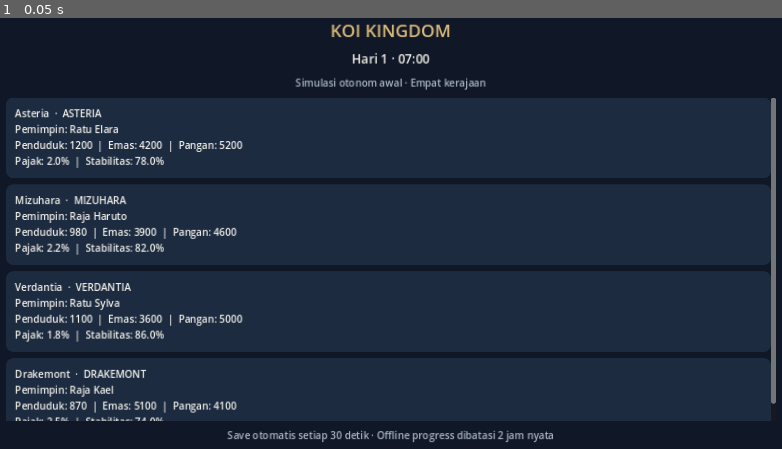
Above: before the commit, frame 1.
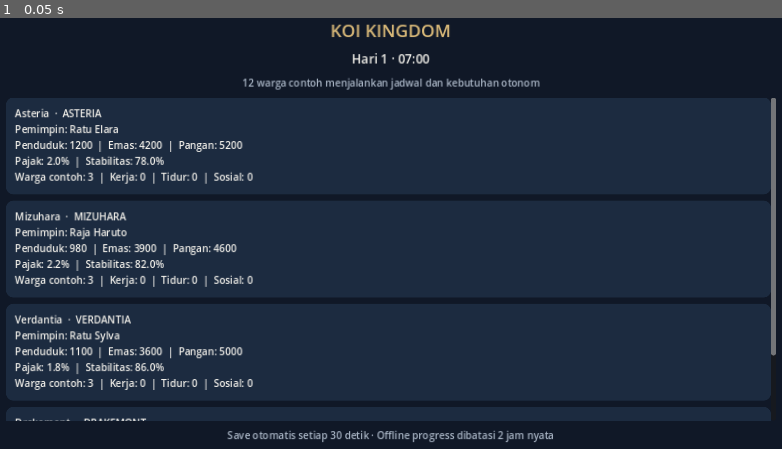
Above: after the commit, the same moment.

Repository: Koidyavol/Koikingdom
Game: Godot game, scene res://scenes/main.tscn
Two runs of this game, one before a commit and one after it. Both use one fixed random seed, a clock stepped at 60 frames per second and the inputs below.
Inputs:
- Up to frame 1 (0.05 s): no input

The runs differ from the first frame. In frame 1, 12% of the frame differs, in the area x 0-100%, y 13-94%.

Commit message:
Connect citizen simulation to clock, UI and save

Diff:
--- a/scripts/main.gd
+++ b/scripts/main.gd
@@ -16,11 +16,18 @@
 	var saved := SaveManager.load_game()
 	var clock_data: Variant = saved.get("clock", {})
 	var world_data: Variant = saved.get("world", {})
+	var citizen_data: Variant = saved.get("citizens", {})
 
 	SimulationClock.apply_state(clock_data if clock_data is Dictionary else {})
 	WorldManager.apply_state(world_data if world_data is Dictionary else {})
+	CitizenManager.apply_state(
+		citizen_data if citizen_data is Dictionary else {},
+		SimulationClock.total_game_minutes
+	)
+
 	SimulationClock.day_changed.connect(WorldManager.advance_to_day)
 	WorldManager.advance_to_day(SimulationClock.get_day_number())
+	SimulationClock.minute_advanced.connect(CitizenManager.advance_to_minute)
 
 	var meta: Dictionary = saved.get("meta", {})
 	var last_saved_unix := int(meta.get("last_unix_timestamp", 0))
@@ -77,7 +84,7 @@
 	layout.add_child(_clock_label)
 
 	_status_label = Label.new()
-	_status_label.text = "Simulasi otonom awal · Empat kerajaan"
+	_status_label.text = "12 warga contoh menjalankan jadwal dan kebutuhan otonom"
 	_status_label.horizontal_alignment = HORIZONTAL_ALIGNMENT_CENTER
 	_status_label.add_theme_color_override("font_color", MUTED_TEXT_COLOR)
 	layout.add_child(_status_label)
@@ -132,7 +139,9 @@
 			continue
 
 		var kingdom := WorldManager.get_kingdom(kingdom_id)
-		label.text = "%s  ·  %s\nPemimpin: %s\nPenduduk: %s  |  Emas: %s  |  Pangan: %s\nPajak: %.1f%%  |  Stabilitas: %.1f%%" % [
+		var citizen_summary := CitizenManager.get_summary_for_kingdom(kingdom_id)
+		var activity_counts: Dictionary = citizen_summary.get("activity_counts", {})
+		label.text = "%s  ·  %s\nPemimpin: %s\nPenduduk: %s  |  Emas: %s  |  Pangan: %s\nPajak: %.1f%%  |  Stabilitas: %.1f%%\nWarga contoh: %d  |  Kerja: %d  |  Tidur: %d  |  Sosial: %d" % [
 			str(kingdom.get("name", kingdom_id)),
 			kingdom_id.to_upper(),
 			str(kingdom.get("ruler", "-")),
@@ -140,12 +149,17 @@
 			str(kingdom.get("treasury", 0)),
 			str(kingdom.get("food", 0)),
 			float(kingdom.get("tax_rate", 0.0)) * 100.0,
-			float(kingdom.get("stability", 0.0))
+			float(kingdom.get("stability", 0.0)),
+			int(citizen_summary.get("count", 0)),
+			int(activity_counts.get("Bekerja", 0)),
+			int(activity_counts.get("Tidur", 0)),
+			int(activity_counts.get("Bersosialisasi", 0))
 		]
 
 
 func _save_game() -> void:
 	SaveManager.save_game(
 		SimulationClock.get_state(),
-		WorldManager.get_state()
+		WorldManager.get_state(),
+		CitizenManager.get_state()
 	)
